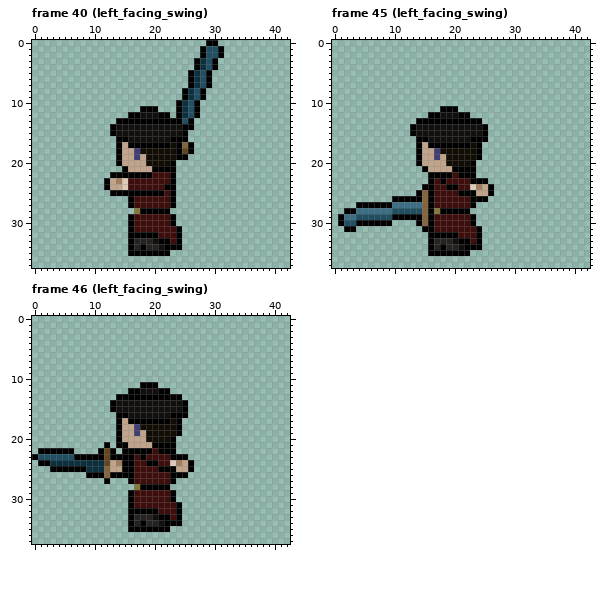
Pixel-art file -- art/highwayman/highwayman.ase. The first picture shows the starting point.
54x48 pixels, 48 frames. Shown: frame 40 (left_facing_swing): x 0..42, y 0..37; frame 45 (left_facing_swing): x 0..42, y 0..37; frame 46 (left_facing_swing): x 0..42, y 0..37. The commit also changed other frames, which this record leaves out.
Now the later version:
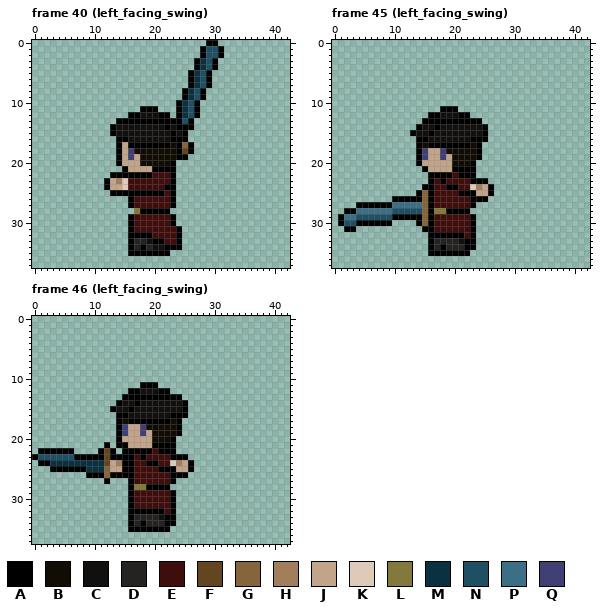
Palette (. is transparent): A #000000  B #120d04  C #12100f  D #252322  E #3f0d0b  F #63461f  G #85653b  H #a37e5d  J #c1a489  K #ddcab8  L #82793b  M #0b3141  N #1f4f63  P #3b6f85  Q #3f3f74
Commit message: add some body movement to left facing highwayman swing animatio
Change:
Frame 40 (left_facing_swing):
Colour C becomes colour A in row 14 at x 22 and 24; in row 15 at x 23; in row 33 at x 20.
Colour J becomes colour B in rows 19 to 20 at x 18.
Colour Q becomes colour B in row 18 at x 17.
Colour D becomes colour C in row 33 at x 19; in row 34 at x 20.
Colour A becomes colour E in row 32 at x 20; in row 33 at x 22.
Colour Q becomes colour J in row 19 at x 17.
Colour J becomes colour Q in rows 18 to 19 at x 16.
Frame 45 (left_facing_swing):
Colour C becomes colour A in row 14 at x 14 and 17; in row 15 at x 16.
Colour E becomes colour A in row 31 at x 23; in row 32 at x 21 and 23; in row 33 at x 23.
Colour J becomes colour B in row 17 at x 15.
Colour A becomes colour C in row 33 at x 21.
Colour C becomes colour D in row 33 at x 20; in row 34 at x 21.
Colour B becomes colour J in rows 19 to 20 at x 19.
Colour Q becomes colour J in rows 18 to 19 at x 17.
Colour A becomes colour L in row 28 at x 18.
Colour B becomes colour Q in row 18 at x 18.
Colour J becomes colour Q in row 18 at x 15; in row 19 at x 15 and 18.
Colour A is gone in row 13 at x 14; in row 14 at x 13; in rows 31 to 34 at x 24.
Frame 46 (left_facing_swing):
The author put colour A in row 28 at x 16.
Colour C becomes colour A in row 14 at x 14 and 17; in row 15 at x 16.
Colour E becomes colour A in row 31 at x 23; in row 32 at x 21 and 23; in row 33 at x 23.
Colour J becomes colour B in row 17 at x 15.
Colour A becomes colour C in row 33 at x 21.
Colour C becomes colour D in row 33 at x 20; in row 34 at x 21.
Colour B becomes colour J in rows 19 to 20 at x 19.
Colour Q becomes colour J in rows 18 to 19 at x 17.
Colour A becomes colour L in row 28 at x 18.
Colour B becomes colour Q in row 18 at x 18.
Colour J becomes colour Q in row 18 at x 15; in row 19 at x 15 and 18.
Colour A is gone in row 13 at x 14; in row 14 at x 13; in rows 31 to 34 at x 24.
